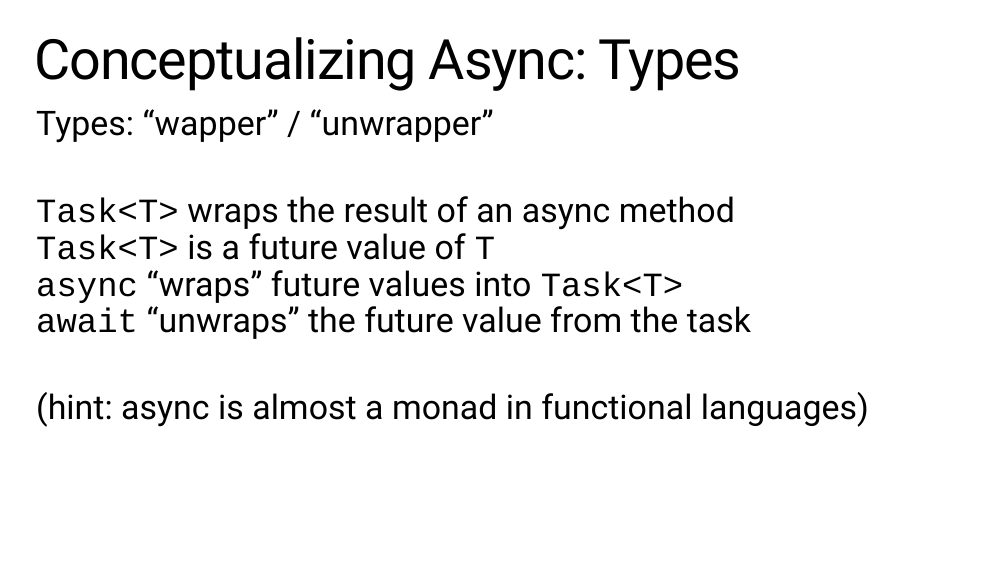
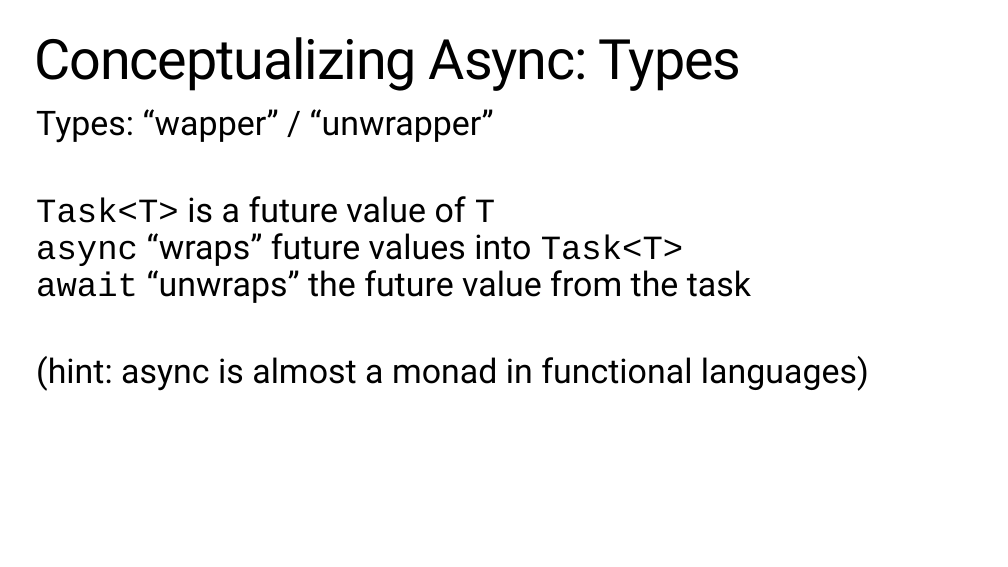
Before and after one commit to StephenCleary/Presentations, a slide deck: slide 15 of Async Pitfalls/Async Pitfalls.pptx. Drawn at 1008x567 pixels with LibreOffice and Linux fonts; fonts in the diff are those of the drawing; background and template pictures are left out. Boxes give left, top, right and bottom in pixels: in the first picture for what was removed or moved away, otherwise in the second. Text is boxed around its words. In the diff, an @@ line names an element or a change of style, - is before the commit and + after.

```diff
--- a/Async Pitfalls/Async Pitfalls.pptx
+++ b/Async Pitfalls/Async Pitfalls.pptx
@@ text at bbox=[36, 196, 751, 303]: text changed @@
-Task<T> wraps the result of an async method
-Task<T> is a future value of T
-async “wraps” future values into Task<T>
-await “unwraps” the future value from the task
+Task<T> is a future value of T
+async “wraps” future values into Task<T>
+await “unwraps” the future value from the task
```
Also in this commit, not shown: 13 other slides changed, 1 other file.
